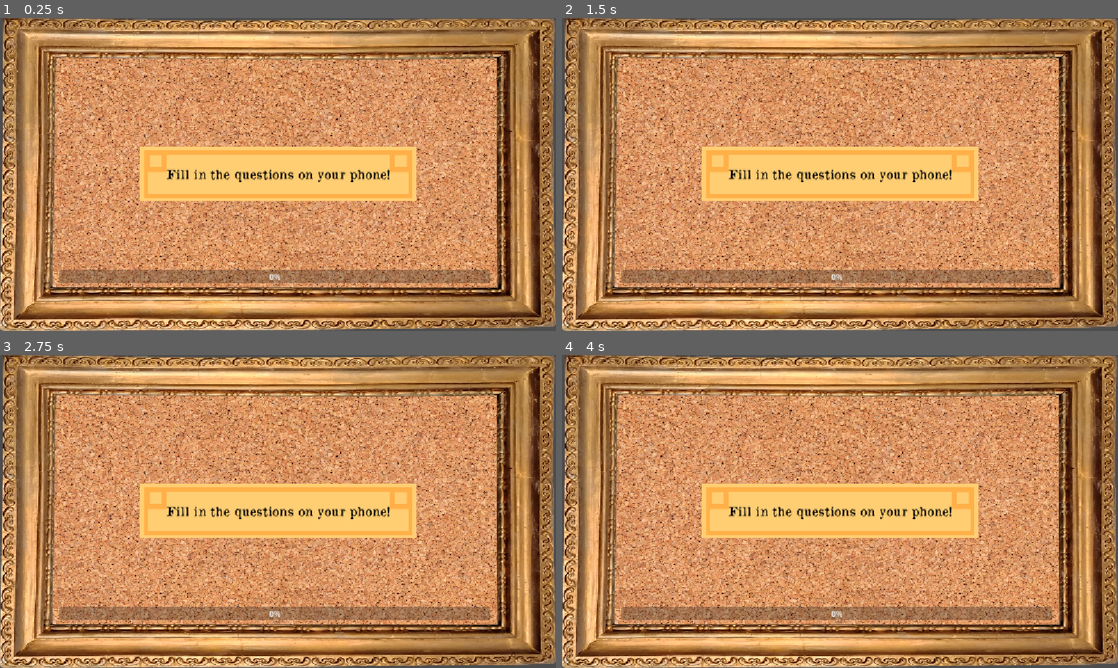
Above: before the commit, frames 1-4 (two rows, left to right).
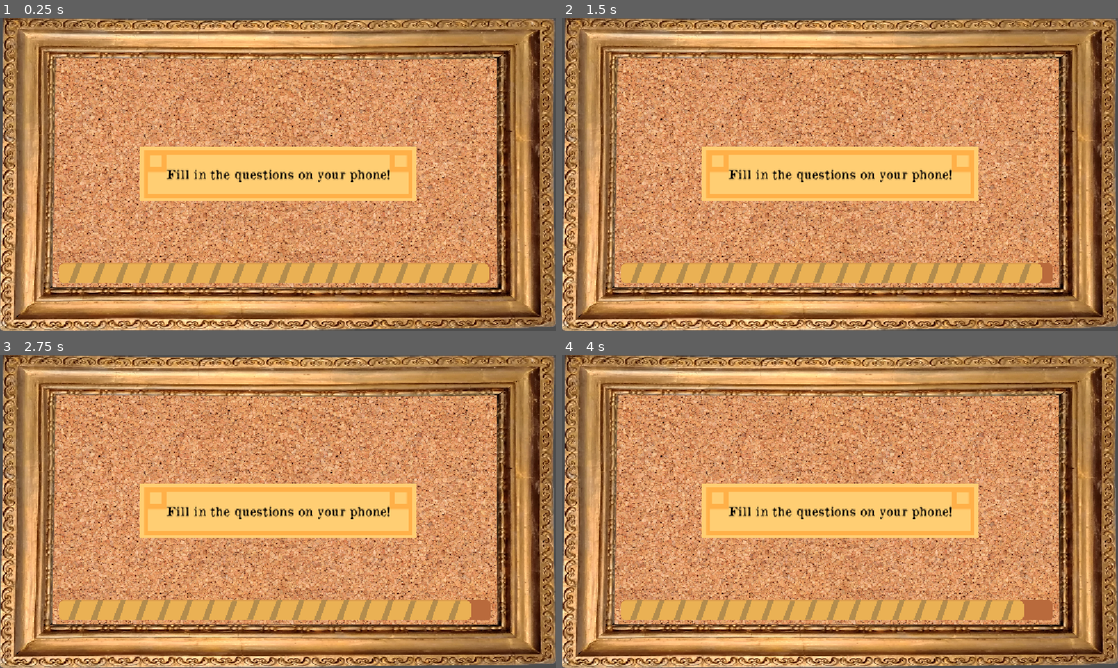
Above: after the commit, the same moments.

Repository: sl4shed/paleala-corporatista
Game: Godot game, scene res://scenes/problems.tscn
Two runs of this game, one before a commit and one after it. Both use one fixed random seed, a clock stepped at 60 frames per second and the inputs below. This scene is started directly instead of the project's main scene. Sound files missing from this copy of the repository are replaced by a short silence.
Inputs:
- Up to frame 1 (0.25 s): no input
- Up to frame 2 (1.5 s): no input
- Up to frame 3 (2.75 s): no input
- Up to frame 4 (4 s): no input

The runs differ from the first frame. In frame 1, 4.4% of the frame differs, in the area x 10-89%, y 78-85%; in frame 2, 4.4%; in frame 3, 4.3%; in frame 4, 4.3%.

Commit message:
paleala

Diff:
--- a/game/misc/theme.tres
+++ b/game/misc/theme.tres
@@ -4,6 +4,8 @@
 [ext_resource type="Texture2D" uid="uid://bikglwlxbup73" path="res://textures/button_pressed.webp" id="2_7pjvw"]
 [ext_resource type="Texture2D" uid="uid://q85j5ni41tyd" path="res://textures/button.webp" id="3_f70oy"]
 [ext_resource type="Texture2D" uid="uid://cw433ob5q1x74" path="res://scripts/Group_167.webp" id="4_gwsko"]
+[ext_resource type="Texture2D" uid="uid://mgy1110evfhd" path="res://textures/progressbar.webp" id="5_gwsko"]
+[ext_resource type="Texture2D" uid="uid://dwa00nqddiveg" path="res://textures/progressbar_content.webp" id="6_kpe3a"]
 
 [sub_resource type="StyleBoxFlat" id="StyleBoxFlat_egg6x"]
 content_margin_left = 4.0
@@ -56,6 +58,12 @@
 axis_stretch_vertical = 1
 region_rect = Rect2(0, 0, 709, 467)
 
+[sub_resource type="StyleBoxTexture" id="StyleBoxTexture_y6ged"]
+texture = ExtResource("5_gwsko")
+
+[sub_resource type="StyleBoxTexture" id="StyleBoxTexture_fvetl"]
+texture = ExtResource("6_kpe3a")
+
 [resource]
 Button/colors/font_color = Color(0, 0, 0, 1)
 Button/colors/font_disabled_color = Color(0.875, 0.875, 0.875, 0.5)
@@ -94,3 +102,5 @@
 Label/styles/focus = SubResource("StyleBoxFlat_ohff4")
 Label/styles/normal = SubResource("StyleBoxEmpty_tuyk3")
 Panel/styles/panel = SubResource("StyleBoxTexture_gwh2h")
+ProgressBar/styles/background = SubResource("StyleBoxTexture_y6ged")
+ProgressBar/styles/fill = SubResource("StyleBoxTexture_fvetl")
--- /dev/null
+++ b/game/scenes/details.tscn
@@ -0,0 +1,28 @@
+[gd_scene format=3 uid="uid://cp8xd7x2pp4xm"]
+
+[ext_resource type="Script" uid="uid://cu2qru3uf7u4l" path="res://scripts/details.gd" id="1_6wruh"]
+
+[node name="Details" type="Control" unique_id=1723040430]
+layout_mode = 3
+anchors_preset = 15
+anchor_right = 1.0
+anchor_bottom = 1.0
+grow_horizontal = 2
+grow_vertical = 2
+script = ExtResource("1_6wruh")
+
+[node name="TextureRect" type="TextureRect" parent="." unique_id=1649197416]
+layout_mode = 0
+offset_right = 40.0
+offset_bottom = 40.0
+
+[node name="Timer" type="Timer" parent="." unique_id=1131223550]
+wait_time = 120.0
+
+[node name="AudioStreamPlayer" type="AudioStreamPlayer" parent="." unique_id=1285536057]
+
+[node name="AudioStreamPlayer2" type="AudioStreamPlayer" parent="." unique_id=1046604894]
+
+[node name="AudioStreamPlayer3" type="AudioStreamPlayer" parent="." unique_id=999138809]
+
+[connection signal="timeout" from="Timer" to="." method="timeout"]
--- /dev/null
+++ b/game/scenes/details_tutorial.tscn
@@ -0,0 +1,23 @@
+[gd_scene format=3 uid="uid://b3qhk1rx1rjit"]
+
+[ext_resource type="Script" uid="uid://dl1h233b47g2d" path="res://scripts/details_tutorial.gd" id="1_hrndg"]
+[ext_resource type="Texture2D" uid="uid://kqlrfcs3y0l8" path="res://textures/bg 2.webp" id="2_0igjr"]
+
+[node name="DetailsTutorial" type="Control" unique_id=1103949809]
+layout_mode = 3
+anchors_preset = 15
+anchor_right = 1.0
+anchor_bottom = 1.0
+grow_horizontal = 2
+grow_vertical = 2
+script = ExtResource("1_hrndg")
+
+[node name="Panel" type="TextureRect" parent="." unique_id=1682429554]
+layout_mode = 1
+anchors_preset = 15
+anchor_right = 1.0
+anchor_bottom = 1.0
+grow_horizontal = 2
+grow_vertical = 2
+texture = ExtResource("2_0igjr")
+expand_mode = 2
--- a/game/scenes/opening.tscn
+++ b/game/scenes/opening.tscn
@@ -1,9 +1,47 @@
-[gd_scene format=3 uid="uid://bdilgdfoqprv3"]
+[gd_scene format=3 uid="uid://bvlyxvopj7tsc"]
 
-[node name="Opening" type="Control" unique_id=301565818]
+[ext_resource type="Script" uid="uid://c8aae3ceiv3np" path="res://scripts/tutorial.gd" id="1_pk062"]
+
+[node name="Opening" type="Control" unique_id=268744699]
 layout_mode = 3
 anchors_preset = 15
 anchor_right = 1.0
 anchor_bottom = 1.0
 grow_horizontal = 2
 grow_vertical = 2
+script = ExtResource("1_pk062")
+
+[node name="Panel" type="Panel" parent="." unique_id=255044849]
+layout_mode = 1
+anchors_preset = 15
+anchor_right = 1.0
+anchor_bottom = 1.0
+grow_horizontal = 2
+grow_vertical = 2
+
+[node name="Label" type="Label" parent="Panel" unique_id=1490407400]
+layout_mode = 1
+anchors_preset = 8
+anchor_left = 0.5
+anchor_top = 0.5
+anchor_right = 0.5
+anchor_bottom = 0.5
+offset_left = -110.0
+offset_top = -22.0
+offset_right = 110.0
+offset_bottom = 22.0
+grow_horizontal = 2
+grow_vertical = 2
+text = "TODO put tutorial here"
+
+[node name="Label2" type="Label" parent="Panel" unique_id=470646966]
+layout_mode = 1
+anchors_preset = 2
+anchor_top = 1.0
+anchor_bottom = 1.0
+offset_left = 32.0
+offset_top = -55.0
+offset_right = 211.0
+offset_bottom = -32.0
+grow_vertical = 0
+text = "The VIP player can skip this!"
--- a/game/scenes/problems.tscn
+++ b/game/scenes/problems.tscn
@@ -4,6 +4,7 @@
 [ext_resource type="Texture2D" uid="uid://kqlrfcs3y0l8" path="res://textures/bg 2.webp" id="2_loro7"]
 [ext_resource type="Theme" uid="uid://b8kxsmgqni15g" path="res://misc/theme.tres" id="3_loro7"]
 [ext_resource type="AudioStream" uid="uid://bfjupfwhlo4tq" path="res://audio/music2.mp3" id="4_kqw3d"]
+[ext_resource type="AudioStream" uid="uid://dwhs6enw6df3r" path="res://audio/ding.mp3" id="5_oclfy"]
 
 [node name="Problems" type="Control" unique_id=1891198899]
 layout_mode = 3
@@ -33,12 +34,15 @@
 anchor_right = 0.5
 anchor_bottom = 1.0
 offset_left = -454.0
-offset_top = -126.0
+offset_top = -141.0
 offset_right = 440.38
 offset_bottom = -99.0
 grow_horizontal = 2
 grow_vertical = 0
+theme = ExtResource("3_loro7")
 max_value = 60.0
+value = 60.0
+show_percentage = false
 
 [node name="Panel" type="Panel" parent="Panel" unique_id=948643028]
 layout_mode = 1
@@ -79,3 +83,13 @@
 [node name="AudioStreamPlayer" type="AudioStreamPlayer" parent="." unique_id=1719053648]
 stream = ExtResource("4_kqw3d")
 autoplay = true
+
+[node name="AudioStreamPlayer2" type="AudioStreamPlayer" parent="." unique_id=1675095943]
+stream = ExtResource("5_oclfy")
+
+[node name="AudioStreamPlayer3" type="AudioStreamPlayer" parent="." unique_id=1101024143]
+
+[node name="Timer" type="Timer" parent="." unique_id=1900215004]
+wait_time = 60.0
+
+[connection signal="timeout" from="Timer" to="." method="timeout"]
--- a/game/scenes/tutorial.tscn
+++ /dev/null
@@ -1,47 +0,0 @@
-[gd_scene format=3 uid="uid://bvlyxvopj7tsc"]
-
-[ext_resource type="Script" uid="uid://c8aae3ceiv3np" path="res://scripts/tutorial.gd" id="1_c13y7"]
-
-[node name="Tutorial" type="Control" unique_id=268744699]
-layout_mode = 3
-anchors_preset = 15
-anchor_right = 1.0
-anchor_bottom = 1.0
-grow_horizontal = 2
-grow_vertical = 2
-script = ExtResource("1_c13y7")
-
-[node name="Panel" type="Panel" parent="." unique_id=255044849]
-layout_mode = 1
-anchors_preset = 15
-anchor_right = 1.0
-anchor_bottom = 1.0
-grow_horizontal = 2
-grow_vertical = 2
-
-[node name="Label" type="Label" parent="Panel" unique_id=1490407400]
-layout_mode = 1
-anchors_preset = 8
-anchor_left = 0.5
-anchor_top = 0.5
-anchor_right = 0.5
-anchor_bottom = 0.5
-offset_left = -110.0
-offset_top = -22.0
-offset_right = 110.0
-offset_bottom = 22.0
-grow_horizontal = 2
-grow_vertical = 2
-text = "TODO put tutorial here"
-
-[node name="Label2" type="Label" parent="Panel" unique_id=470646966]
-layout_mode = 1
-anchors_preset = 2
-anchor_top = 1.0
-anchor_bottom = 1.0
-offset_left = 32.0
-offset_top = -55.0
-offset_right = 211.0
-offset_bottom = -32.0
-grow_vertical = 0
-text = "Host can skip the tutorial!"
--- /dev/null
+++ b/game/scripts/details.gd
@@ -0,0 +1,112 @@
+extends Control
+
+var buzzwords = [
+	"blockchain",
+	"NFT",
+	"crypto",
+	"5G",
+	"microwave",
+	"AI",
+	"Machine Learning",
+	"Transformer",
+	"IT",
+	"Collider",
+	"Superpositioned",
+	"Quantum",
+	"AI Partner",
+	"AI Girlfriend",
+	"AI Boyfriend",
+	"My Little Pony",
+	"Protein",
+	"Antenna",
+	"Silicon",
+	"Silicon Valley",
+]
+
+var assigned := {}
+var finished := false
+
+func _ready() -> void:
+	Game.players_changed.connect(_redraw)
+	Net.player_message.connect(_on_player_message)
+	Game.details.clear()
+	_redraw()
+
+	var problems2 = Game.problems.duplicate()
+	for id in Game.players:
+		var words = buzzwords.duplicate()
+		words.shuffle()
+		words = words.slice(0, 3)
+		var problem = problems2.pick_random()
+		problems2.remove_at(problems2.find(problem))
+
+		assigned[id] = {
+			"buzzwords": words,
+			"problem": problem
+		}
+		Net.send_to(id, {
+			"type": "details",
+			"buzzwords": words,
+			"problem": problem
+		})
+	$Timer.start()
+
+func timeout() -> void:
+	$Timer.stop()
+	for id in _missing():
+		Net.send_to(id, {
+			"type": "details_force_submit"
+		})
+
+	await get_tree().create_timer(3.0).timeout
+	if finished:
+		return
+	for id in _missing():
+		_add(id, "", "", true)
+	_finish(false)
+
+func _on_player_message(id: String, data: Variant) -> void:
+	if not Game.players.has(id) or typeof(data) != TYPE_DICTIONARY: return
+	if data.get("type") != "details" and data.get("type") != "details_force_submit": return
+	if not assigned.has(id) or not id in _missing(): return
+
+	var forced = data.get("type") == "details_force_submit"
+	var title = str(data.get("title", "")).strip_edges()
+	var description = str(data.get("description", "")).strip_edges()
+	if not forced and (title == "" or description == ""): return
+
+	_add(id, title, description, forced)
+
+	if _missing().is_empty():
+		_finish($Timer.time_left > 5)
+
+func _add(id: String, title: String, description: String, auto: bool) -> void:
+	var words: Array = assigned[id].buzzwords
+	Game.details.append({
+		"player": id,
+		"title": title if title != "" else "The %s %s" % [words[0], words[1]],
+		"description": description if description != "" else "It's %s, but with %s." % [", ".join(words.slice(0, -1)), words[-1]],
+		"buzzwords": words,
+		"problem": assigned[id].problem,
+		"auto": auto or title == "" or description == ""
+	})
+
+func _missing() -> Array:
+	var answered = Game.details.map(func(d): return d.player)
+	return assigned.keys().filter(func(id): return not id in answered)
+
+func _finish(early: bool) -> void:
+	if finished:
+		return
+	finished = true
+	$Timer.stop()
+	if has_node("AudioStreamPlayer"):
+		$AudioStreamPlayer.stop()
+	var sound = "AudioStreamPlayer3" if early else "AudioStreamPlayer2" # finished early / moving on
+	if has_node(sound):
+		get_node(sound).play()
+		await get_node(sound).finished
+	Game.goto_screen("drawing_tutorial")
+
+func _redraw() -> void:
+	pass
--- /dev/null
+++ b/game/scripts/details_tutorial.gd
@@ -0,0 +1,25 @@
+extends Control
+
+func _ready() -> void:
+	Game.player_joined.connect(_on_player_joined)
+	Net.disconnected.connect(_on_disconnected)
+	Net.player_message.connect(_on_player_message)
+
+func _exit_tree() -> void:
+	pass
+
+func _on_disconnected() -> void:
+	pass
+
+func _on_player_joined(id: String) -> void:
+	pass
+
+func _on_player_message(id: String, data: Variant) -> void:
+	if not Game.players.has(id) or typeof(data) != TYPE_DICTIONARY:
+		return
+	if Game.get_player_value(id, "host") and data.get("skip") == true:
+		Game.goto_screen("details")
+
+
+func animation_finished(anim_name: StringName) -> void:
+	Game.goto_screen("details")
--- a/game/scripts/game.gd
+++ b/game/scripts/game.gd
@@ -6,6 +6,9 @@
 signal player_removed(id: String)
 signal player_updated(id: String, key: String, value: Variant)
 
+var problems := []
+var details := []
+var images := []
 var players := {}:
 	set(value):
 		players = value
--- a/game/scripts/lobby.gd
+++ b/game/scripts/lobby.gd
@@ -41,7 +41,7 @@
 	if not Game.players.has(id) or typeof(data) != TYPE_DICTIONARY:
 		return
 	if Game.get_player_value(id, "host") and data.get("start") == true:
-		Game.goto_screen("tutorial")
+		Game.goto_screen("opening")
 
 func _redraw() -> void:
 	for child in list.get_children():
--- a/game/scripts/problems.gd
+++ b/game/scripts/problems.gd
@@ -1,7 +1,6 @@
 extends Control
 
-var answers = [];
-var questions = [
+var problems = [
 	{
 		"text": "My ___ keep exploding!",
 		"blanks": 1
@@ -108,18 +107,93 @@
 	}
 ]
 
+var fallback_answers = [
+	"socks",
+	"grandma",
+	"a haunted toaster",
+	"spaghetti",
+	"the printer",
+	"my landlord",
+	"crying",
+	"licking",
+	"a raccoon",
+	"taxes",
+	"yodeling",
+	"the neighbour's cat",
+	"a suspicious sandwich",
+	"dancing",
+	"my ex",
+	"forty pigeons",
+	"microwaving",
+	"a tiny horse",
+	"the vibes",
+	"cheese",
+]
+
+var assigned := {}
+
+var rng = RandomNumberGenerator.new()
+func _process(delta):
+	$"Panel/Time Left".value = $Timer.time_left
+
 func _ready() -> void:
 	Game.players_changed.connect(_redraw)
 	Net.player_message.connect(_on_player_message)
 	_redraw()
 
+	for id in Game.players:
+		var problem = problems.pick_random()
+		assigned[id] = problem
+		Net.send_to(id, {
+			"type": "problem",
+			"problem": problem
+		})
+	$Timer.start()
+
+func _fill(template: String, words: Array) -> String:
+	var parts = template.split("___")
+	var text = parts[0]
+	for i in range(1, parts.size()):
+		text += (str(words[i - 1]) if i - 1 < words.size() else "___") + parts[i]
+	return text
+
 func _on_player_message(id: String, data: Variant) -> void:
 	if not Game.players.has(id) or typeof(data) != TYPE_DICTIONARY: return
 	if data.get("blanks"):
-		answers.append({
+		if not assigned.has(id) or Game.problems.any(func(a): return a.player == id): return
+		Game.problems.append({
 			"player": id,
-			"blanks": data.get("blanks")
+			"text": _fill(assigned[id].text, data.get("blanks"))
 		})
+
+		if len(Game.problems) == assigned.size() && $Timer.time_left > 5:
+			# all players answered
+			$Timer.stop()
+			$AudioStreamPlayer.stop()
+			$AudioStreamPlayer3.play() # Looks like we finished early...
+			await $AudioStreamPlayer3.finished
+			Game.goto_screen("details_tutorial")
+		elif len(Game.problems) == assigned.size():
+			$Timer.stop()
+			$AudioStreamPlayer.stop()
+			$AudioStreamPlayer2.play() # Okay! Moving on...
+			await $AudioStreamPlayer2.finished
+			Game.goto_screen("details_tutorial")
+
 
 func _redraw() -> void:
 	pass
+
+func timeout() -> void:
+	$Timer.stop()
+	var answered = Game.problems.map(func(a): return a.player)
+	for id in assigned:
+		if id in answered:
+			continue
+		var words = fallback_answers.duplicate()
+		words.shuffle()
+		Game.problems.append({
+			"player": id,
+			"text": _fill(assigned[id].text, words.slice(0, assigned[id].blanks)),
+			"auto": true
+		})
Not shown, added: game/audio/details1.mp3.import
Not shown, added: game/audio/details2.mp3.import
Not shown, added: game/audio/details3.mp3.import
Not shown, added: game/audio/finished early.mp3.import
Not shown, added: game/audio/get on with it.mp3.import
Not shown, added: game/audio/introduction 2.mp3.import
Not shown, added: game/audio/introduction.mp3.import
Not shown, added: game/audio/moving on.mp3.import
Not shown, added: game/scripts/details.gd.uid
Not shown, added: game/scripts/details_tutorial.gd.uid
Binary file added: game/textures/gooblet.webp
Not shown, added: game/textures/gooblet.webp.import
(and 32 more such lines)
